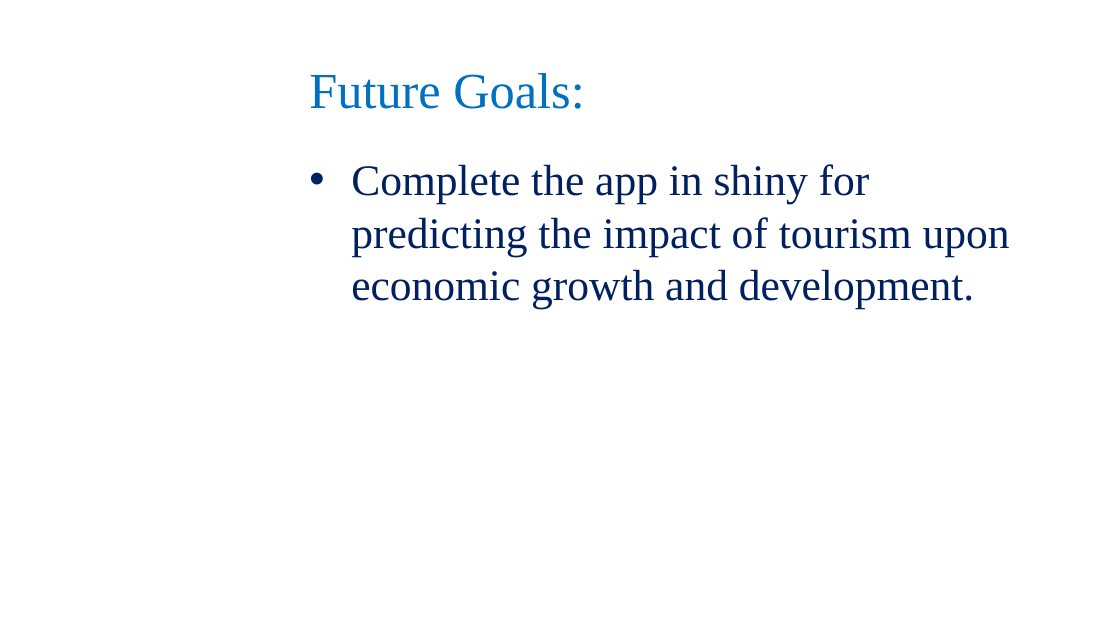
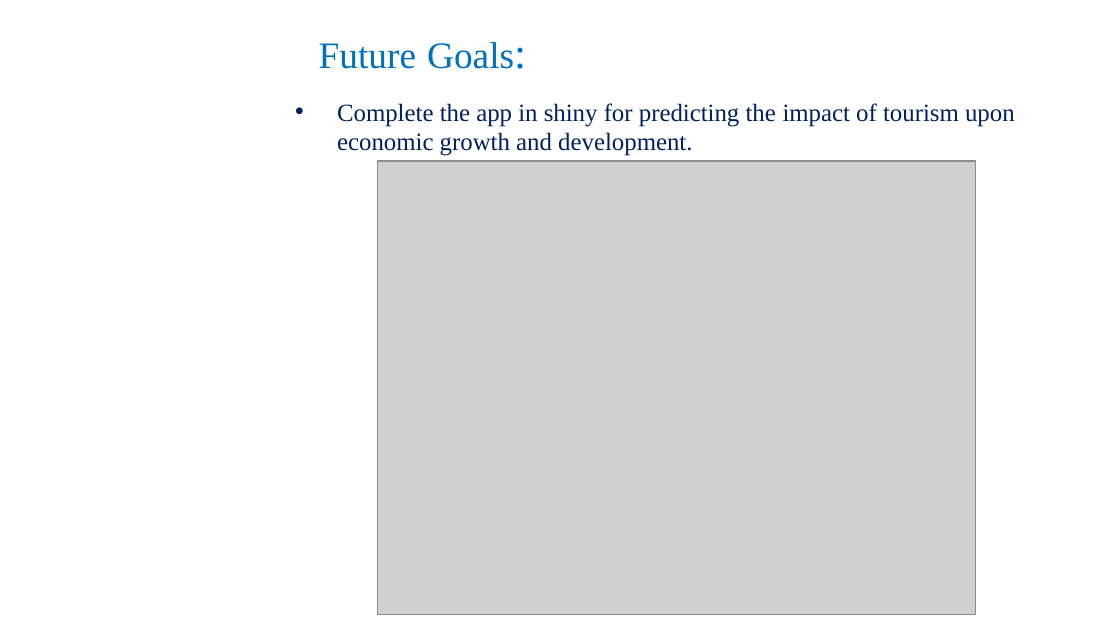
Before and after one commit to Amal-Almutairy/Business-and-Tourism-in-Saudi-Arabia-Capstone, a slide deck: slide 12 of Short Term Business and Tourism in Saudi Arabia.pptx. Drawn at 1120x630 pixels with LibreOffice and Linux fonts; fonts in the diff are those of the drawing; grey boxes stand for pictures; background and template pictures are left out. Boxes give left, top, right and bottom in pixels: in the first picture for what was removed or moved away, otherwise in the second. Text is boxed around its words. In the diff, an @@ line names an element or a change of style, - is before the commit and + after.

```diff
--- a/Short Term Business and Tourism in Saudi Arabia.pptx
+++ b/Short Term Business and Tourism in Saudi Arabia.pptx
@@ title "Future Goals:": place and size @@
-title "Future Goals:" at (309, 73, 584, 109)
+title "Future Goals:" at (319, 42, 514, 69)
@@ title "Future Goals:" at (319, 42, 514, 69): size 32.4 to 24 pt; size 32.4 to 28 pt in "Goals:" @@
@@ text "Complete the app in shiny ...": place and size @@
-text "Complete the app in shiny ..." at (351, 164, 1010, 309)
+text "Complete the app in shiny ..." at (337, 103, 1015, 156)
@@ text "Complete the app in shiny ..." at (337, 103, 1015, 156): size 28 to 16 pt; less space between paragraphs @@
@@ picture added at (377, 161, 976, 615) @@
```
Also in this commit, not shown: 3 other slides changed, 2 slides added, 1 slide removed, 1 other file.
